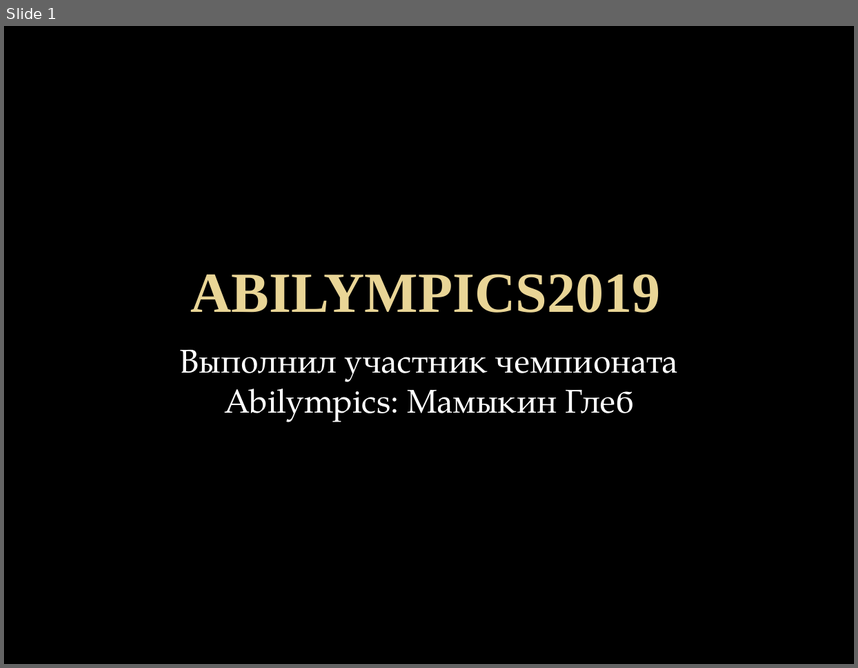
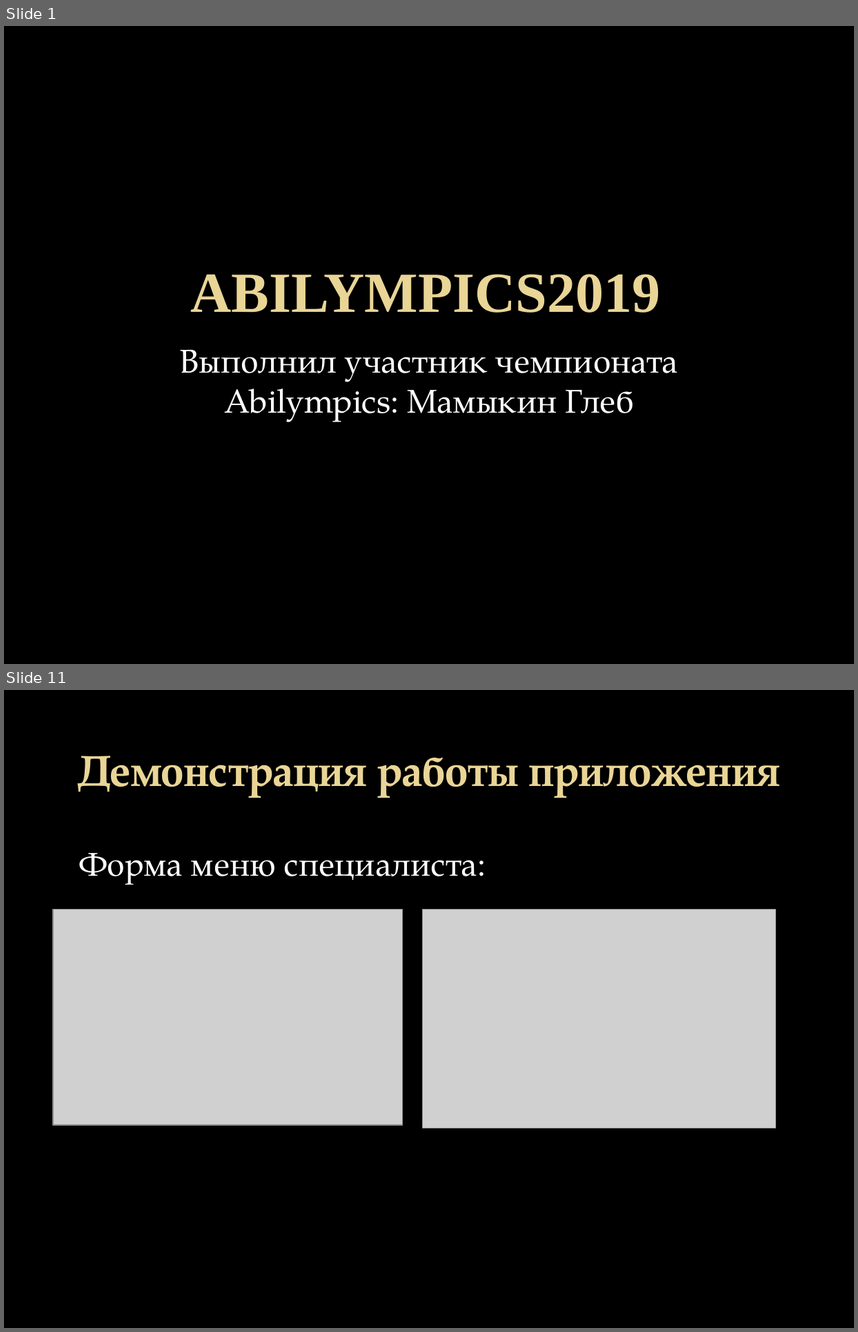
Before and after one commit to Krak12/Abilympics2.0, a slide deck: Abilympics2.0.pptx. Shown one above the other, each under a label of ours: slide 1 before the commit, slides 1 and 11 after it; the slides between them are not shown. The pictures are 858x668 and 858x1332 pixels, drawn with LibreOffice and Linux fonts; fonts in the diff are those of the drawing; grey boxes stand for pictures; background and template pictures are left out. Boxes give left, top, right and bottom in pixels: in the first picture for what was removed or moved away, otherwise in the second. Text is boxed around its words. In the diff, an @@ line names an element or a change of style, - is before the commit and + after.

```diff
--- a/Abilympics2.0.pptx
+++ b/Abilympics2.0.pptx
@@ slide 11 added at (4,690,854,1328), background picture (left out) @@
@@ title added at (77,756,780,798), 36.9 pt, text gradient #EAD696 to #E7D081, bold @@
+Демонстрация работы приложения
@@ text added at (80,853,477,884), 28 pt, text #FFFFFF @@
+Форма меню специалиста:
@@ picture added at (53,909,403,1125) @@
@@ picture added at (422,909,776,1127) @@
```
Also in this commit, not shown: 15 other slides added, 16 slides removed, 2 other files.
